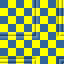
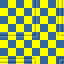
Before/after of a 64×64 layered artwork. What changed in the layer stack:
pixels changed over [left=0, top=0, right=64, bottom=64] (layer not identified)
